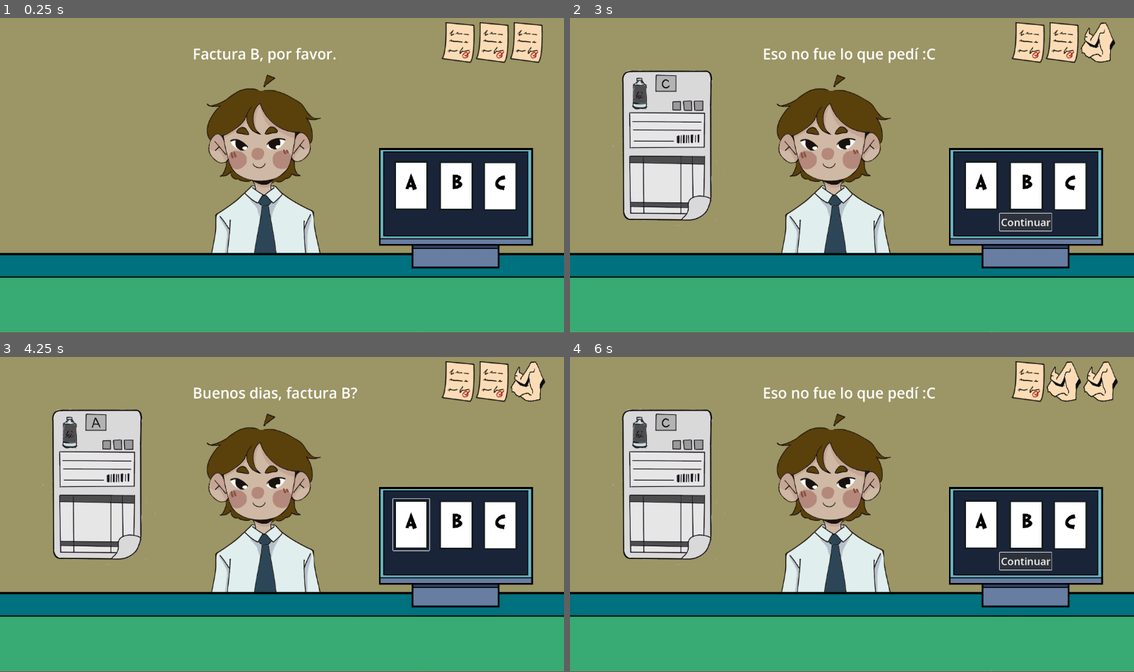
Above: before the commit, frames 1-4 (two rows, left to right).
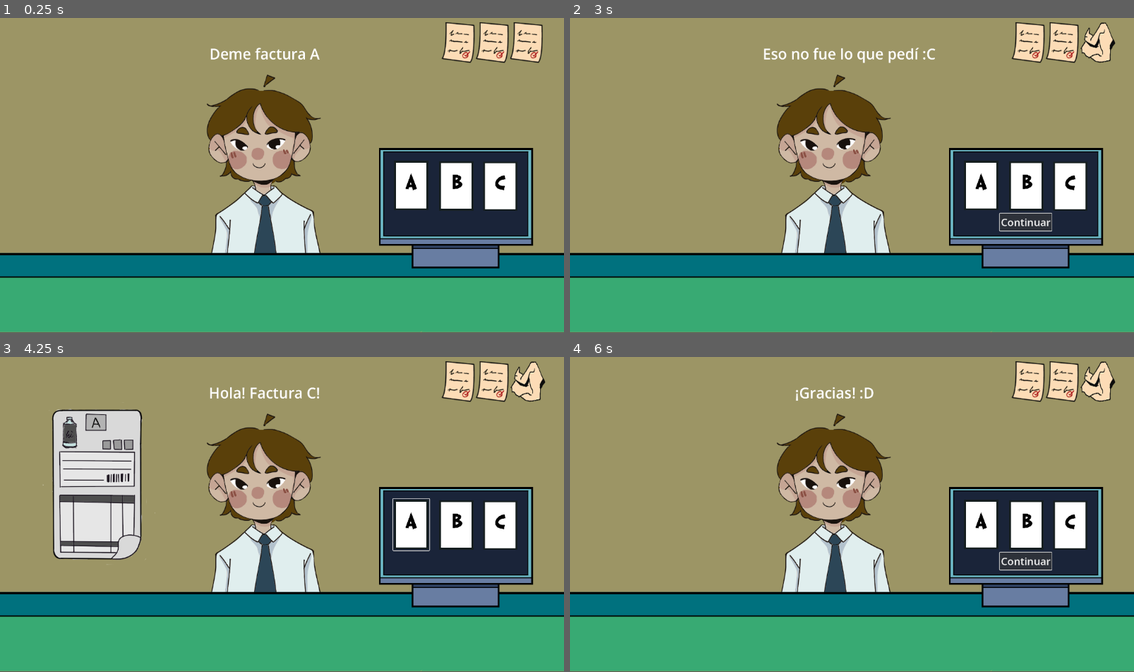
Above: after the commit, the same moments.

Repository: ninnis29/Facturae
Game: Godot game, scene res://Scenes/main.tscn
Two runs of this game, one before a commit and one after it. Both use one fixed random seed, a clock stepped at 60 frames per second and the inputs below.
Inputs (mouse positions are in pixels of both pictures, inside the frame that each line leads up to):
- Up to frame 1 (0.25 s): no input
- Up to frame 2 (3 s): click (981, 184) at 0.5 s; click (1026, 184) at 1.25 s; click (1071, 184) at 2 s; click "Continuar" at 2.75 s
- Up to frame 3 (4.25 s): click (411, 523) at 3.5 s
- Up to frame 4 (6 s): click (1026, 523) at 4.25 s; click (1071, 523) at 5 s; click "Continuar" at 5.75 s

The runs differ from the first frame. In frame 1, 0.5% of the frame differs, in the area x 34-60%, y 9-15%; in frame 2, 7.5%; in frame 3, 0.5%; in frame 4, 8.7%, in the area x 7-98%, y 1-65%.

Commit message:
Cambios
Ahora se generan datos del cliente. Necesitamos las facturas para empezar a hacer que el jugador introduzca los datos del cliente

Diff:
--- a/facturae/Scenes/musiquita.tscn
+++ b/facturae/Scenes/musiquita.tscn
@@ -1,12 +1,13 @@
-[gd_scene load_steps=2 format=3 uid="uid://da2mqnxkrv8ax"]
+[gd_scene load_steps=3 format=3 uid="uid://da2mqnxkrv8ax"]
 
+[ext_resource type="Script" uid="uid://2gye4n5p7445" path="res://Scripts/musiquita.gd" id="1_31vbl"]
 [ext_resource type="AudioStream" uid="uid://k211p3uhvd2g" path="res://Music/facturae_ost_1.ogg" id="1_b71us"]
 
 [node name="musiquita" type="Node2D"]
+script = ExtResource("1_31vbl")
 
 [node name="musica" type="AudioStreamPlayer2D" parent="."]
 stream = ExtResource("1_b71us")
 volume_db = 7.924
-autoplay = true
 panning_strength = 0.0
 parameters/looping = true
--- a/facturae/Scripts/facturas.gd
+++ b/facturae/Scripts/facturas.gd
@@ -7,6 +7,7 @@
 var factura_c = preload("res://Assets/Facturita_C.png")
 
 func mostrar_factura(opcion):
+	factura_sprite.visible = true
 	match opcion:
 		"A":
 			factura_sprite.texture = factura_a
@@ -14,3 +15,6 @@
 			factura_sprite.texture = factura_b
 		"C":
 			factura_sprite.texture = factura_c
+
+func esconder_factura():
+	factura_sprite.visible = false
--- a/facturae/Scripts/main.gd
+++ b/facturae/Scripts/main.gd
@@ -10,6 +10,11 @@
 
 var seleccion_jugador: String = ""
 var vidas: int = 3
+
+func _ready():
+	# Reproduce la musica al ser invocado. Si se usa autoplay se buguea cuando se reinicia la escena.
+	musiquita.reproducir_musica()
+
 
 func _on_computer_factura_a() -> void:
 	facturas.mostrar_factura("A")
@@ -37,6 +42,7 @@
 	else:
 		label_pj.text = "Eso no fue lo que pedí :C"
 		perder_vida()
+	facturas.esconder_factura()
 
 func perder_vida() -> void:
 	vidas -= 1
@@ -61,4 +67,5 @@
 func game_over() -> void:
 	label_pj.text = "¡Se acabaron las facturas! :("
 	await get_tree().create_timer(2.0).timeout
+	musiquita.frenar_musica() # Si o si tiene que estar esto sino se buguea al reiniciar :)
 	get_tree().reload_current_scene()
--- /dev/null
+++ b/facturae/Scripts/musiquita.gd
@@ -0,0 +1,8 @@
+extends Node2D
+@onready var musica: AudioStreamPlayer2D = $musica
+
+func reproducir_musica():
+	musica.play()
+
+func frenar_musica():
+	musica.stop()
--- a/facturae/Scripts/personaje.gd
+++ b/facturae/Scripts/personaje.gd
@@ -2,22 +2,118 @@
 @onready var caja_dialogo = $Label
 
 func _ready() -> void:
-	dialogo_random()
+	factura_random()
 
 var dialogos = {
 	"A": ["Podria darme la factura A?", "Deme factura A"],
 	"B": ["Factura B, por favor.", "Buenos dias, factura B?"],
-	"C": ["Hola! Factura C!", "Qué tal? factura C?"]
+	"C": ["Hola! Factura C!", "Qué tal? Factura C?"]
 }
+
+var lista_nombres = [ # LISTA DE POSIBLES NOMBRES
+	"Juan", "Pablo", "Nahuel", "Gabriel", "Agustin", "Enrique",
+	"Facundo", "Osvaldo", "Pedro", "Carlos"]
+
+var lista_apellidos = [ # LISTA DE POSIBLES APELLIDOS
+	"Martinez", "Lezcano", "Ponce", "Lugano", "Fiorotto", "Richards",
+	"Schlot", "Leal", "Smith", "Lenton"]
+
+var lista_cuits = [ # LISTA DE POSIBLES CUITS
+	"27-45219605-3",
+	"24-32669883-2",
+	"27-45604058-1",
+	"23-37525112-4",
+	"24-41286049-3",
+	"20-43520500-4",
+	"24-38753984-7",
+	"20-46412621-0",
+	"23-38774990-0",
+	"20-32736610-7"]
+
+var lista_domicilio_calle = [ # LISTA DE POSIBLES CALLES
+	"Libertad",
+	"Talcahuano",
+	"Ricardo Gutierrez",
+	"Av. Pelliza",
+	"Belgrano",
+	"Julio Sosa",
+	"Luis Miguel",
+	"9 de Julio"]
+
+var lista_domicilio_altura = [ # LISTA DE POSIBLES ALTURAS
+	"1441",
+	"514",
+	"314",
+	"6381",
+	"1914",
+	"2005",
+	"401",
+	"15",
+	"58"]
+
+var lista_condiciones_iva = [ # LISTA DE POSIBLES CONDICIONES IVA
+	"Responsable Inscripto",
+	"No Responsable",
+	"Exento",
+	"Monotributo",
+	"Consumidor Final"]
+
+var nombre_cliente = ""
+var apellido_cliente = ""
+var cuit_cliente = ""
+var domicilio_cliente = ""
+var condicion_cliente = ""
 
 var opcion_actual = ""
 
-func dialogo_random() -> void:
+func factura_random() -> void:
 	var opciones = ["A", "B", "C"]
 	opcion_actual = opciones.pick_random()
 	var linea_dialogo = dialogos[opcion_actual].pick_random()
 	caja_dialogo.text = linea_dialogo
-	pass
+
+	generacion_datos_cliente()
 
 func nueva_peticion() -> void:
-	dialogo_random()
+	factura_random()
+
+
+## GENERACION DE TODOS LOS DATOS DE UNA. Invocado a la hora de crear una nueva peticion (factura_random() )
+func generacion_datos_cliente() -> void:
+	nombre_completo_random()
+	cuit_random()
+	domicilio_random()
+	condicion_iva()
+
+
+func nombre_completo_random() -> void: # Genera nombre
+
+	nombre_cliente = lista_nombres.pick_random()
+	apellido_cliente = lista_apellidos.pick_random()
+
+	## Debug
+	print("------ Nombre Completo ------")
+	print(nombre_cliente)
+	print(apellido_cliente)
+
+func cuit_random() -> void: # Genera CUIT
+	cuit_cliente = lista_cuits.pick_random()
+
+	## Debug
+	print("------ CUIT ------")
+	print(cuit_cliente)
+
+func domicilio_random() -> void: # Genera Domicilio agrupando Calle + Altura
+
+	domicilio_cliente = lista_domicilio_calle.pick_random() + " " + lista_domicilio_altura.pick_random()
+
+	## Debug
+	print("------ DIRECCION ------")
+	print(domicilio_cliente)
+
+func condicion_iva() -> void:
+	condicion_cliente = lista_condiciones_iva.pick_random()
+
+	## Debug
+	print("------ CONDICION ------")
+	print(condicion_cliente)
Not shown, added: facturae/Scripts/musiquita.gd.uid
